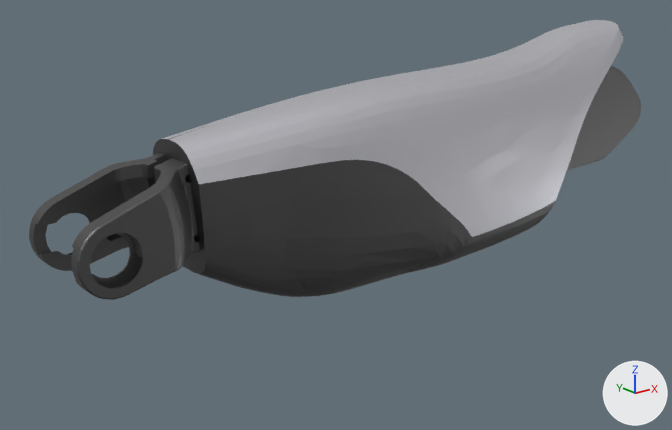
The OBJ model humanoid/Agibot/agibot_a2_description/meshes/leg/visual/tarsus.obj: old version first, new version second.
Before and after are seen from a camera (50 mm lens) standing at (-0.55, -0.406, 0.148) and looking at (-0.209, 0.021, -0.023). Every picture has the same lights, and +X, +Y and +Z are marked at lower right. The picture after the commit comes second. Where no turn or scale is listed for an object, it has been applied to the vertices.

Names of what the first picture shows: 'left_tarsus'.
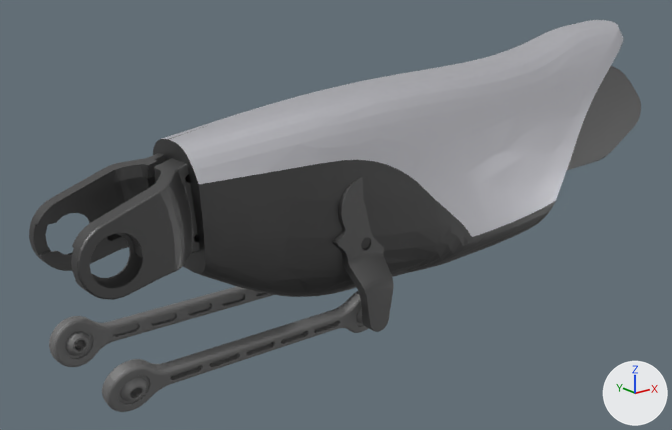
What differs and where, as boxes (x1, y1, x2, y2) in the pictures (672 x 430 px):
'left_toe_B_rod', added
    after: (102, 177, 394, 412)
    faces in mat_dark (grey #7f7f7f): (102, 291, 368, 412)
    faces in mat_black (dark grey #6c6c6c): (332, 177, 394, 332)
'left_toe_A_rod', added
    after: (49, 286, 273, 367)

Edits to the bpy script that builds the scene:
```text
Add mat_dark:
    mat_dark = principled_material('dark')
    mat_dark.base_color = (0.214, 0.214, 0.214)  # grey #7f7f7f
    mat_dark.metallic = 0.5
    mat_dark.roughness = 0.6
Add me_left_toe_b_rod:
    me_left_toe_b_rod.from_pydata(...)  # 8085 vertices, 16186 faces; spans x -0.389..-0.205, y -0.048..-0.024, z -0.077..0.027
    # faces by material slot: [11396, 4790]
    me_left_toe_b_rod.materials.append(mat_dark)  # grey #7f7f7f
    me_left_toe_b_rod.materials.append(mat_black)  # dark grey #6c6c6c
Add me_left_toe_a_rod:
    me_left_toe_a_rod.from_pydata(...)  # 8753 vertices, 17522 faces; spans x -0.389..-0.111, y 0.025..0.048, z -0.076..0.027
    # faces by material slot: [12732, 4790]
    me_left_toe_a_rod.materials.append(mat_dark)  # grey #7f7f7f
    me_left_toe_a_rod.materials.append(mat_black)  # dark grey #6c6c6c
Add ob_left_toe_b_rod:
    ob_left_toe_b_rod = bpy.data.objects.new('left_toe_B_rod', me_left_toe_b_rod)
    ob_left_toe_b_rod.location = (0.0, 0.0, 0.0)
Add ob_left_toe_a_rod:
    ob_left_toe_a_rod = bpy.data.objects.new('left_toe_A_rod', me_left_toe_a_rod)
    ob_left_toe_a_rod.location = (0.0, 0.0, 0.0)
```
